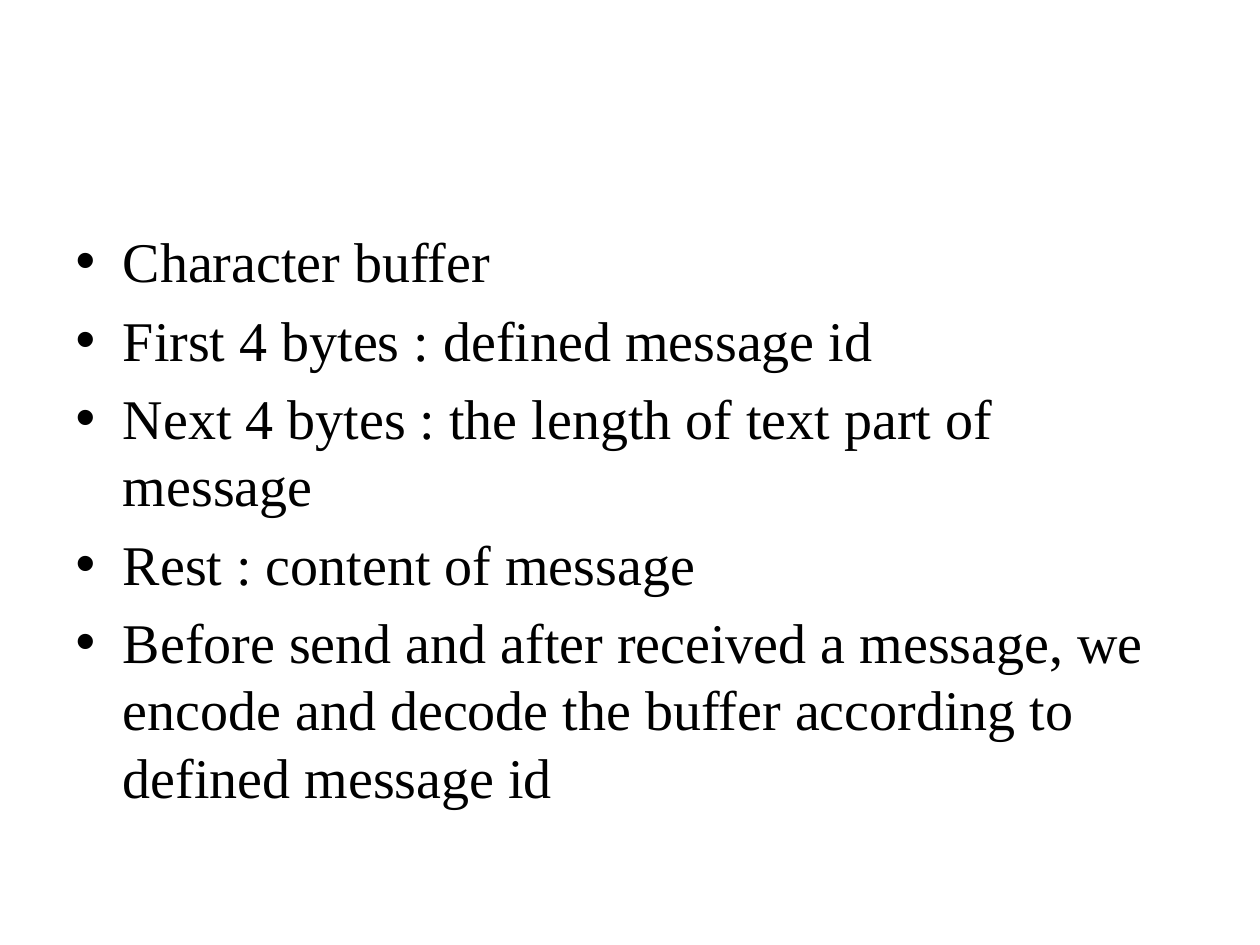
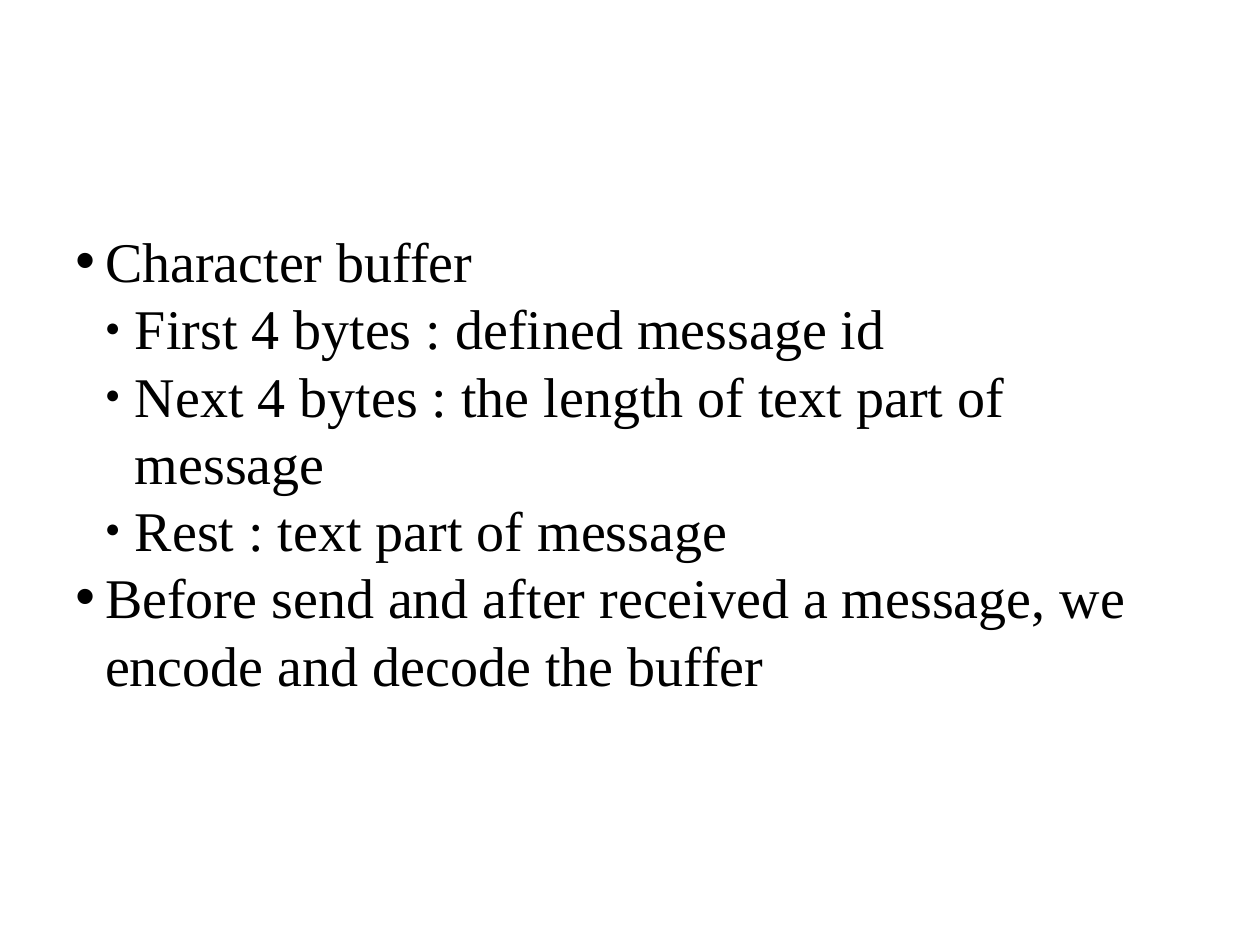
Before and after one commit to kienmetalrock/NePro2011-aki, a slide deck: slide 5 of netwok_project.pptx. Drawn at 1260x945 pixels with LibreOffice and Linux fonts; fonts in the diff are those of the drawing; background and template pictures are left out. Boxes give left, top, right and bottom in pixels: in the first picture for what was removed or moved away, otherwise in the second. Text is boxed around its words. In the diff, an @@ line names an element or a change of style, - is before the commit and + after.

Commit message:
slide change

```diff
--- a/netwok_project.pptx
+++ b/netwok_project.pptx
@@ text at [105,242,1004,494]: indent changed; less space between paragraphs; bullet • to ●; list level 1 to 2 in "First 4 bytes : defined ..."; list level 1 to 2 in "Next 4 bytes : the ..." @@
@@ text at [105,511,1125,687]: text changed @@
-• Rest : content of message
-• Before send and after received a message, we encode and decode the buffer according to defined message id
+  ● Rest : text part of message
+• Before send and after received a message, we encode and decode the buffer
```
Also in this commit, not shown: 9 other slides changed, 1 slide added.
